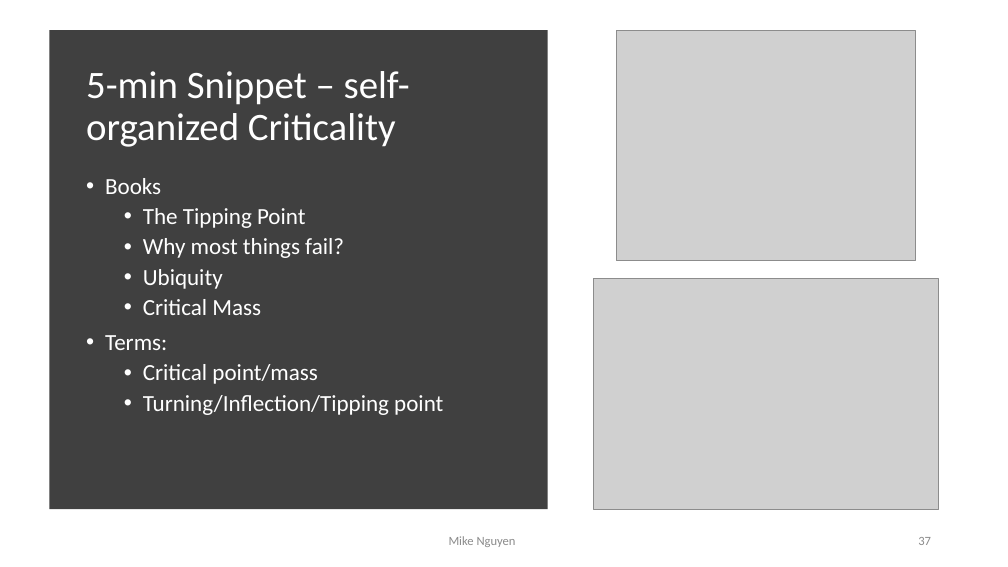
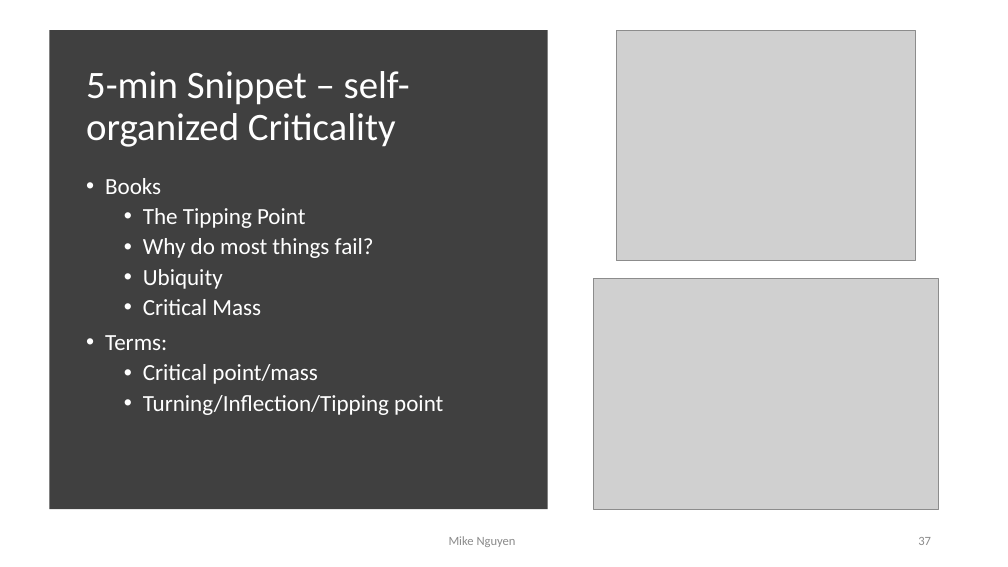
Before and after one commit to mikenguyen13/mar4050_S23_2, a slide deck: slide 37 of lectures/11/1_Correlation.pptx. Drawn at 1008x567 pixels with LibreOffice and Linux fonts; fonts in the diff are those of the drawing; grey boxes stand for pictures. Boxes give left, top, right and bottom in pixels: in the first picture for what was removed or moved away, otherwise in the second. Text is boxed around its words. In the diff, an @@ line names an element or a change of style, - is before the commit and + after.

```diff
--- a/lectures/11/1_Correlation.pptx
+++ b/lectures/11/1_Correlation.pptx
@@ text at [143,238,374,258]: text changed @@
-  • Why most things fail?
+  • Why do most things fail?
```
Also in this commit, not shown: 4 other slides changed.
